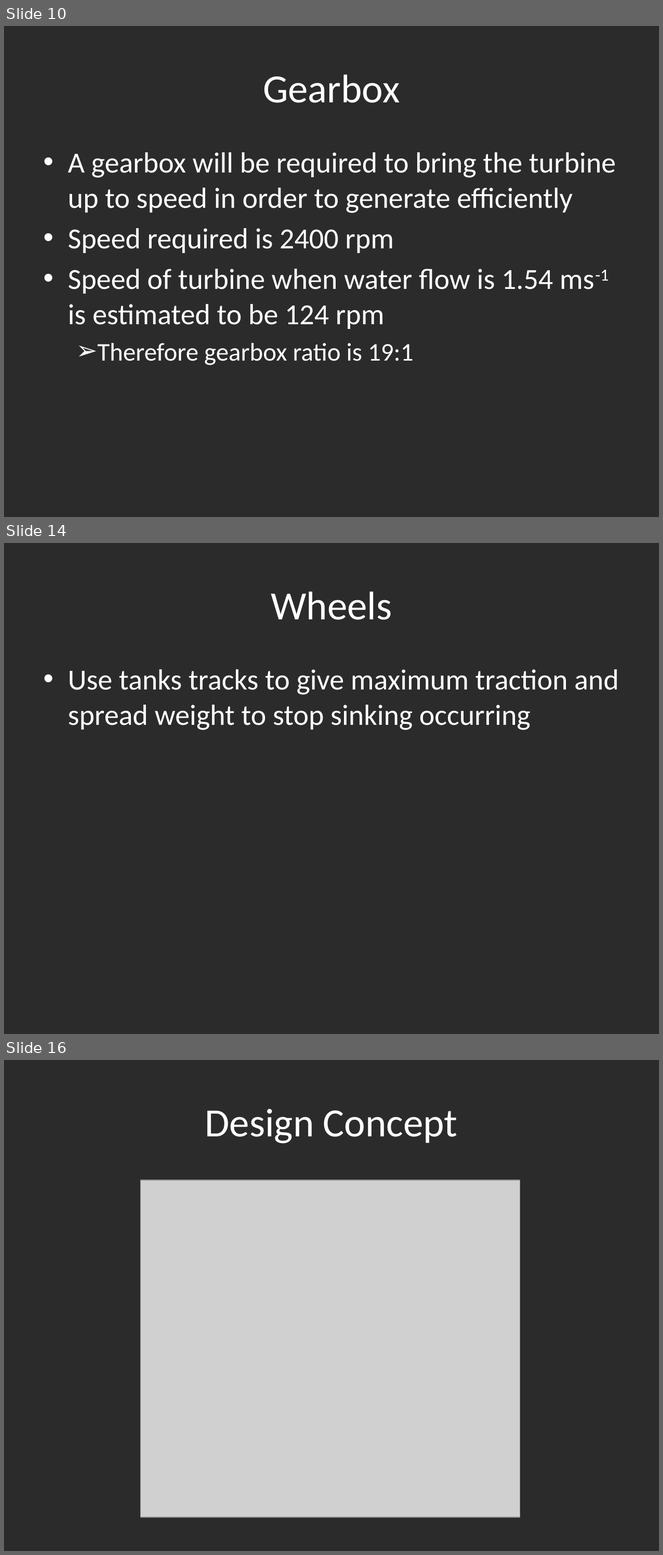
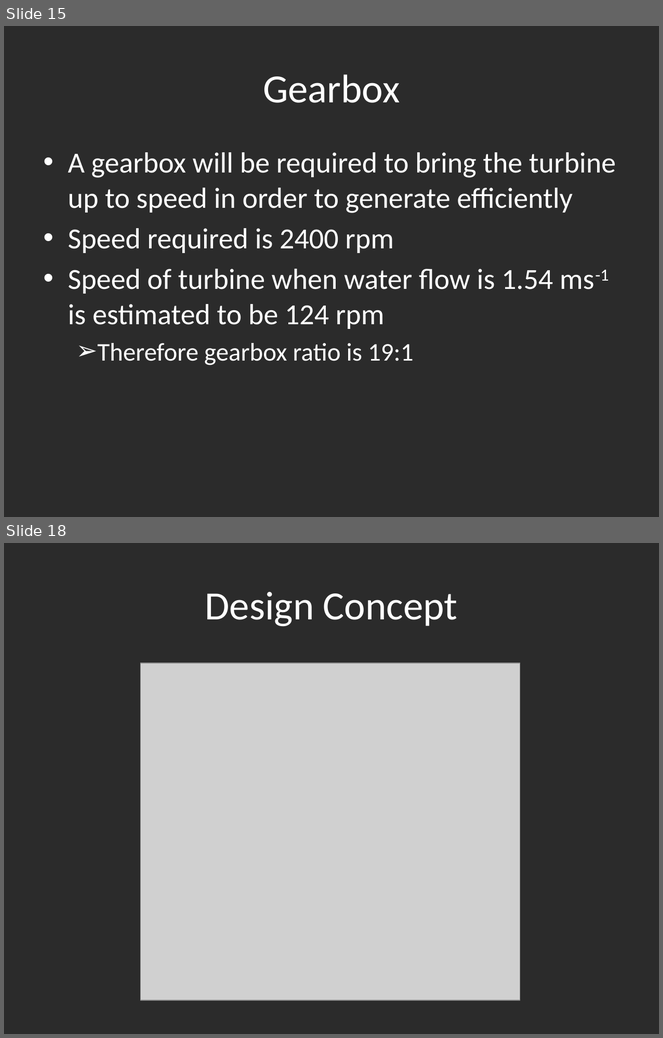
Before and after one commit to mickeyboss123/enel427, a slide deck: Powerpoint for Orals.pptx. Shown one above the other, each under a label of ours: slides 10, 14 and 16 before the commit, slides 15 and 18 after it; the slides between them are not shown. The pictures are 663x1555 and 663x1038 pixels, drawn with LibreOffice and Linux fonts; fonts in the diff are those of the drawing; grey boxes stand for pictures; background and template pictures are left out; a plain dark background stands for a picture behind light text. Boxes give left, top, right and bottom in pixels: in the first picture for what was removed or moved away, otherwise in the second. Text is boxed around its words. In the diff, an @@ line names an element or a change of style, - is before the commit and + after.

```diff
--- a/Powerpoint for Orals.pptx
+++ b/Powerpoint for Orals.pptx
@@ slide 14 removed at box(4, 543, 659, 1034), background picture (left out) @@
@@ title removed at box(271, 591, 392, 620) @@
-Wheels
@@ text removed at box(68, 669, 619, 730) @@
-• Use tanks tracks to give maximum traction and spread weight to stop sinking occurring
@@ what was slide 10 is now slide 15 @@
@@ what was slide 16 is now slide 18 @@
```
Also in this commit, not shown: 7 slides changed.
